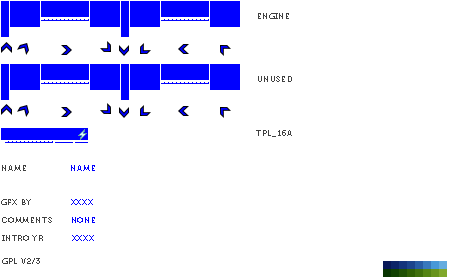
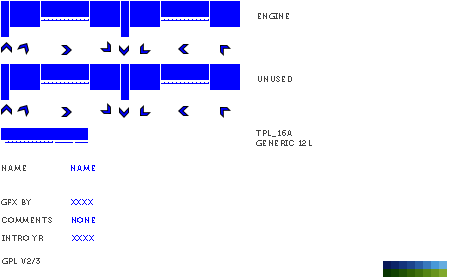
Layer changes from the first 450 x 280 image to the second:
hid "powwa" over [78, 129, 87, 140]
renamed "tpl_16a" to "tpl_16a Generic 12L", painted on it over [256, 140, 312, 146]